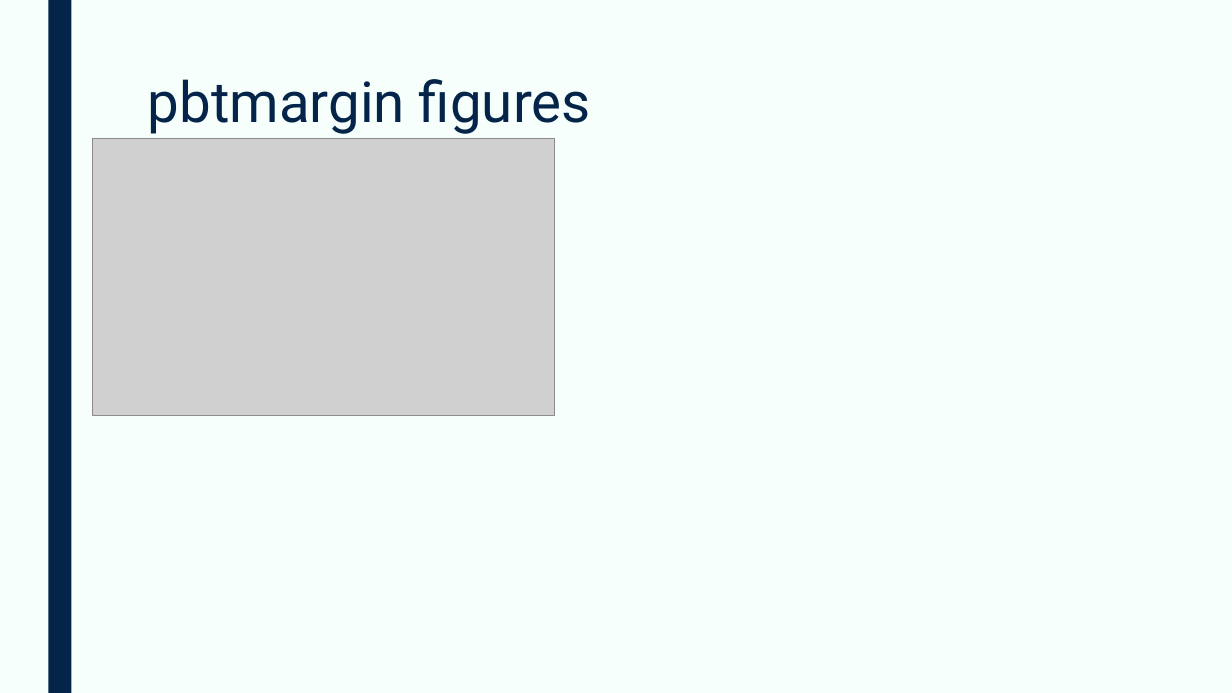
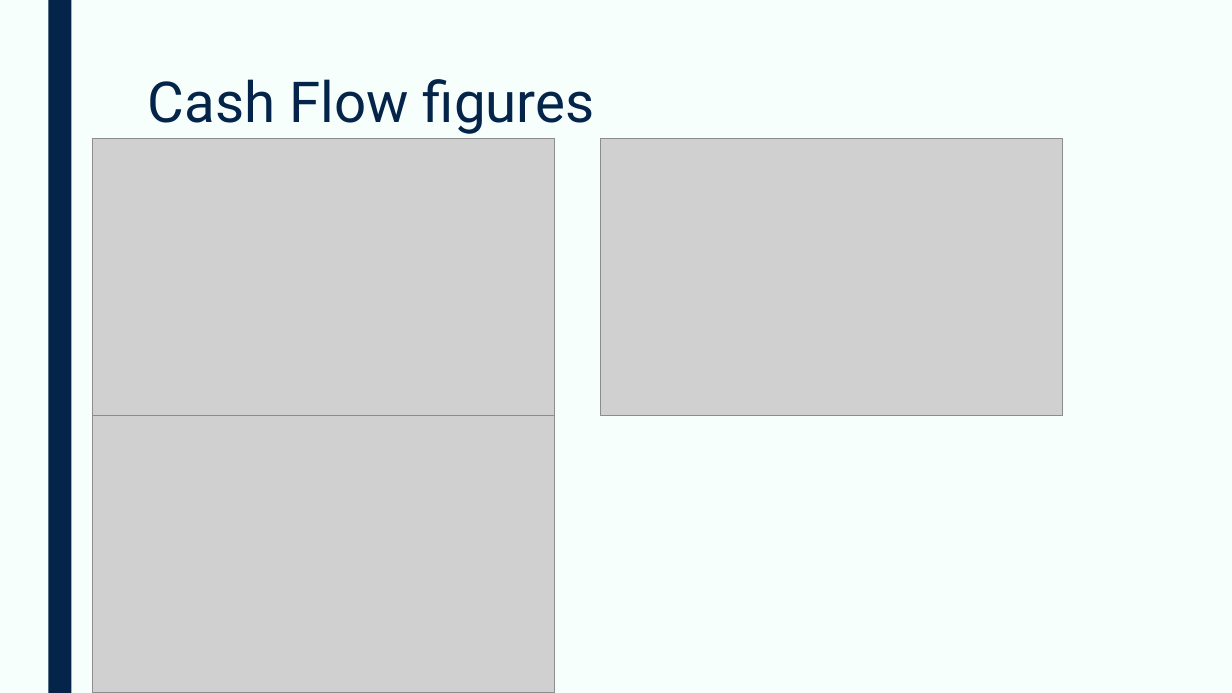
Before and after one commit to devangovind/AMUCLDISS, a slide deck: slide 8 of fastapi-backend/app/pres/output.pptx. Drawn at 1232x693 pixels with LibreOffice and Linux fonts; fonts in the diff are those of the drawing; grey boxes stand for pictures. Boxes give left, top, right and bottom in pixels: in the first picture for what was removed or moved away, otherwise in the second. Text is boxed around its words. In the diff, an @@ line names an element or a change of style, - is before the commit and + after.

```diff
--- a/fastapi-backend/app/pres/output.pptx
+++ b/fastapi-backend/app/pres/output.pptx
@@ title at (148,79,595,134): text changed @@
-pbtmargin figures
+Cash Flow figures
@@ picture added at (601,139,1063,416) @@
@@ picture added at (92,416,555,693) @@
```
Also in this commit, not shown: 7 other slides changed, 1 slide added, 13 other files.
